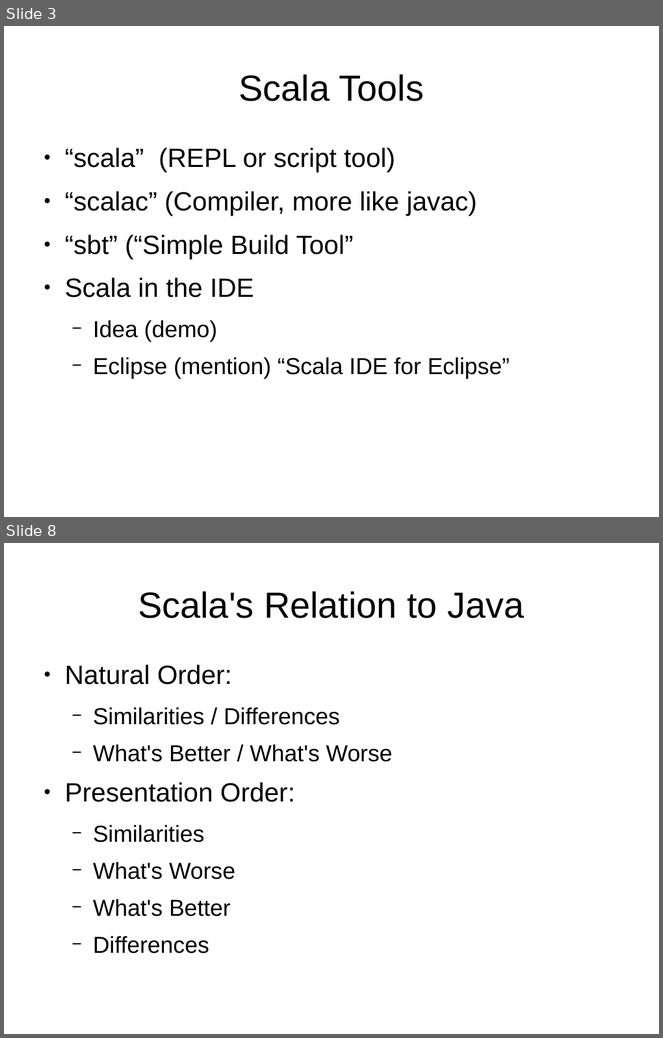
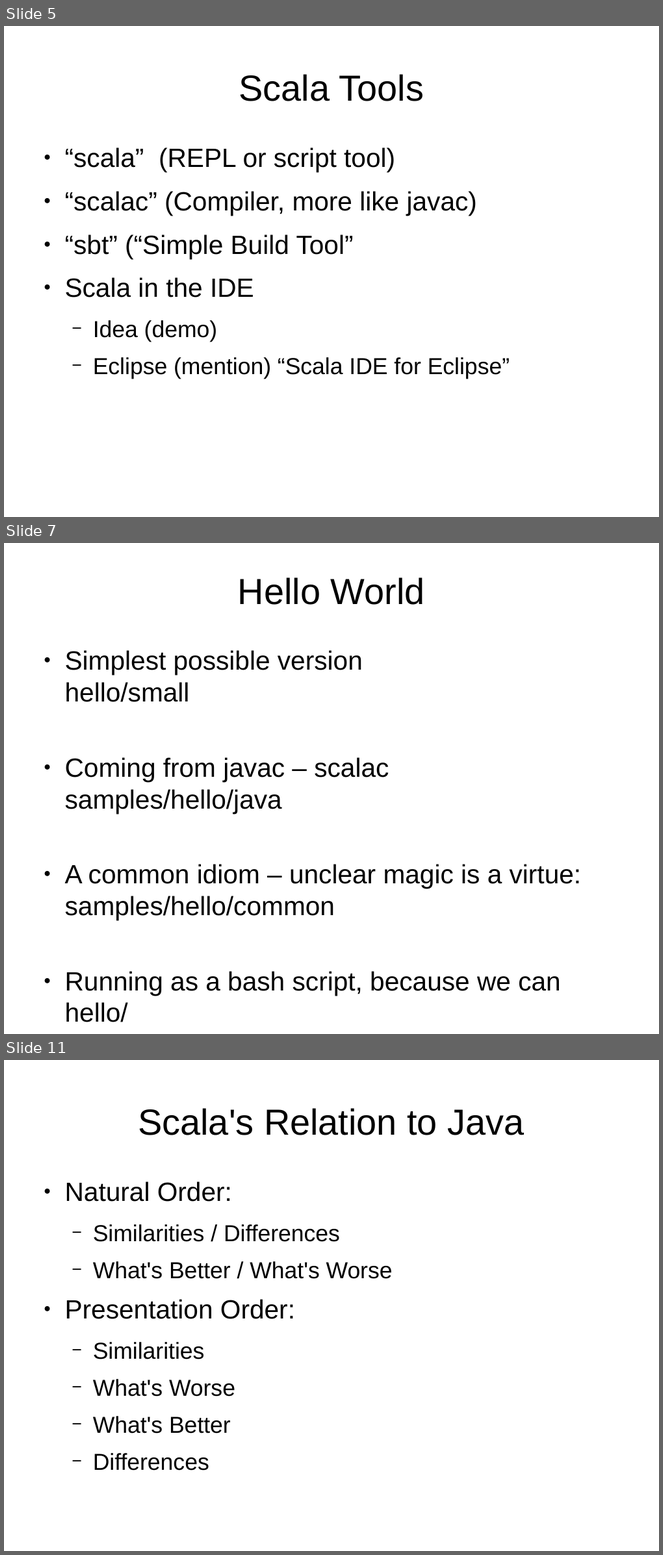
Before and after one commit to JohnLockwood/ScalaTalkSacjug, a slide deck: ScalaDecember2014.odp. Shown one above the other, each under a label of ours: slides 3 and 8 before the commit, slides 5, 7 and 11 after it; the slides between them are not shown. The pictures are 663x1038 and 663x1555 pixels, drawn with LibreOffice and Linux fonts; fonts in the diff are those of the drawing. Boxes give left, top, right and bottom in pixels: in the first picture for what was removed or moved away, otherwise in the second. Text is boxed around its words. In the diff, an @@ line names an element or a change of style, - is before the commit and + after.

```diff
--- a/ScalaDecember2014.odp
+++ b/ScalaDecember2014.odp
@@ slide 7 added at [4,543,659,1034], background #FFFFFF @@
@@ title added at [238,577,425,605], 44 pt, text #000000 @@
+Hello World
@@ text added at [65,650,582,1023], 32 pt, text #000000 @@
+● Simplest possible version
+  hello/small
+● Coming from javac – scalac
+  samples/hello/java
+● A common idiom – unclear magic is a virtue:
+  samples/hello/common
+● Running as a bash script, because we can
+  hello/
@@ what was slide 3 is now slide 5 @@
@@ what was slide 8 is now slide 11 @@
```
Also in this commit, not shown: 7 slides changed, 4 other slides added, 2 slides removed, 20 other files.
